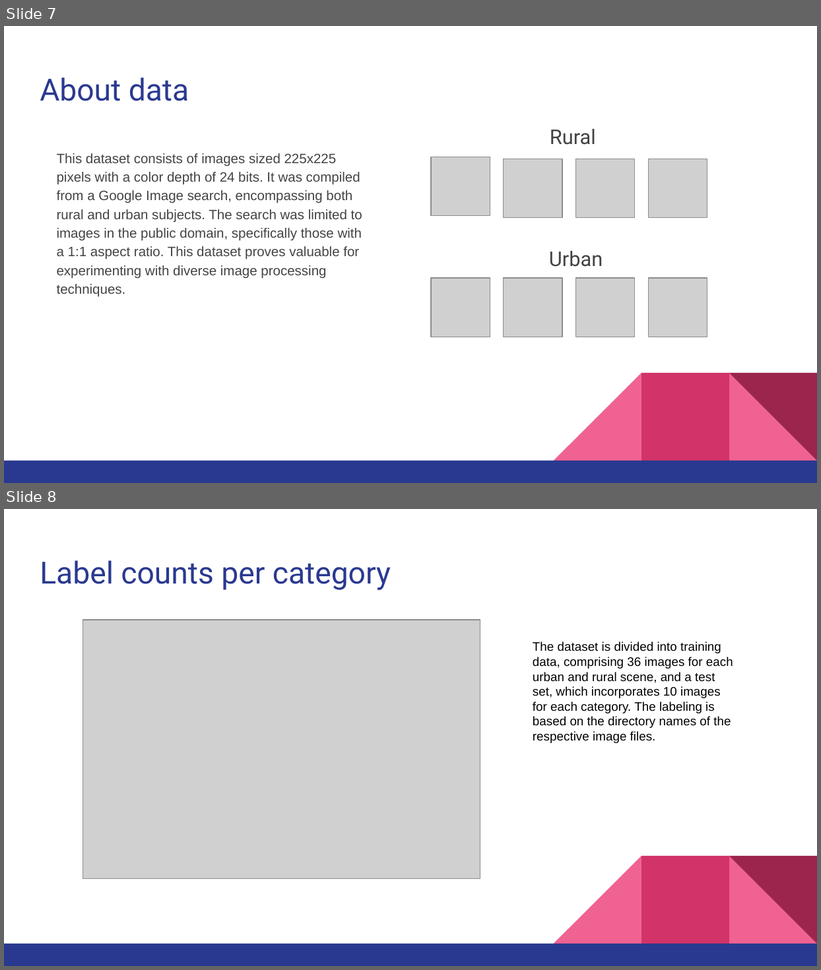
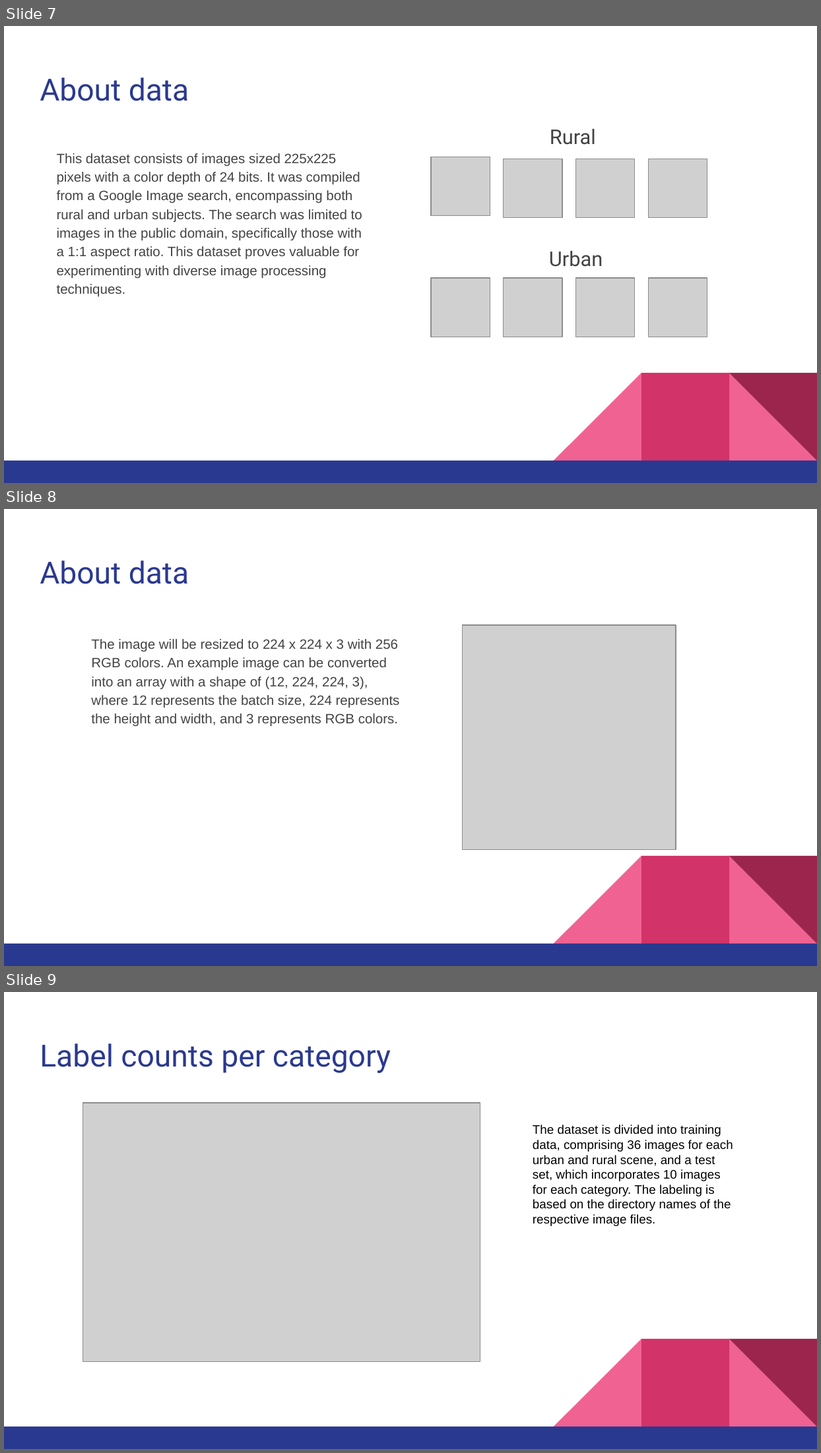
Before and after one commit to r95222023/IBM-Machine-Learning-Professional-Certificate, a slide deck: Deep Learning and Reinforcement Learning/Deep Learning Project_ Urban Area Detection System.pptx. Shown one above the other, each under a label of ours: slides 7 and 8 before the commit, slides 7, 8 and 9 after it. The pictures are 821x970 and 821x1453 pixels, drawn with LibreOffice and Linux fonts; fonts in the diff are those of the drawing; grey boxes stand for pictures. Boxes give left, top, right and bottom in pixels: in the first picture for what was removed or moved away, otherwise in the second. Text is boxed around its words. In the diff, an @@ line names an element or a change of style, - is before the commit and + after.

```diff
--- a/Deep Learning and Reinforcement Learning/Deep Learning Project_ Urban Area Detection System.pptx
+++ b/Deep Learning and Reinforcement Learning/Deep Learning Project_ Urban Area Detection System.pptx
@@ slide 8 added at (4, 509, 817, 966), background #FFFFFF; not listed: 5 template elements that a slide beside it also shows @@
@@ title added at (40, 560, 189, 584), 27 pt, text #2A3990 @@
+About data
@@ picture added at (463, 625, 677, 850) @@
@@ text added at (91, 639, 400, 727), 12 pt, text #434343 @@
+The image will be resized to 224 x 224 x 3 with 256 RGB colors. An example image can be converted into an array with a shape of (12, 224, 224, 3), where 12 represents the batch size, 224 represents the height and width, and 3 represents RGB colors.
@@ what was slide 8 is now slide 9 @@
```
Also in this commit, not shown: 2 other files.
